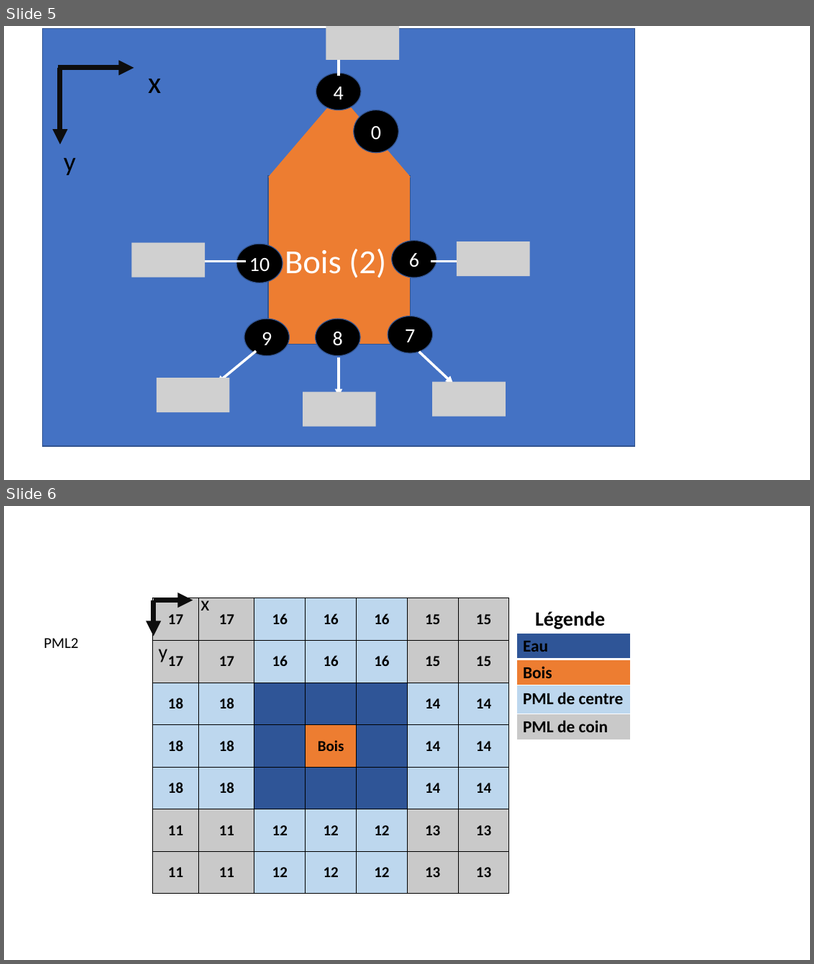
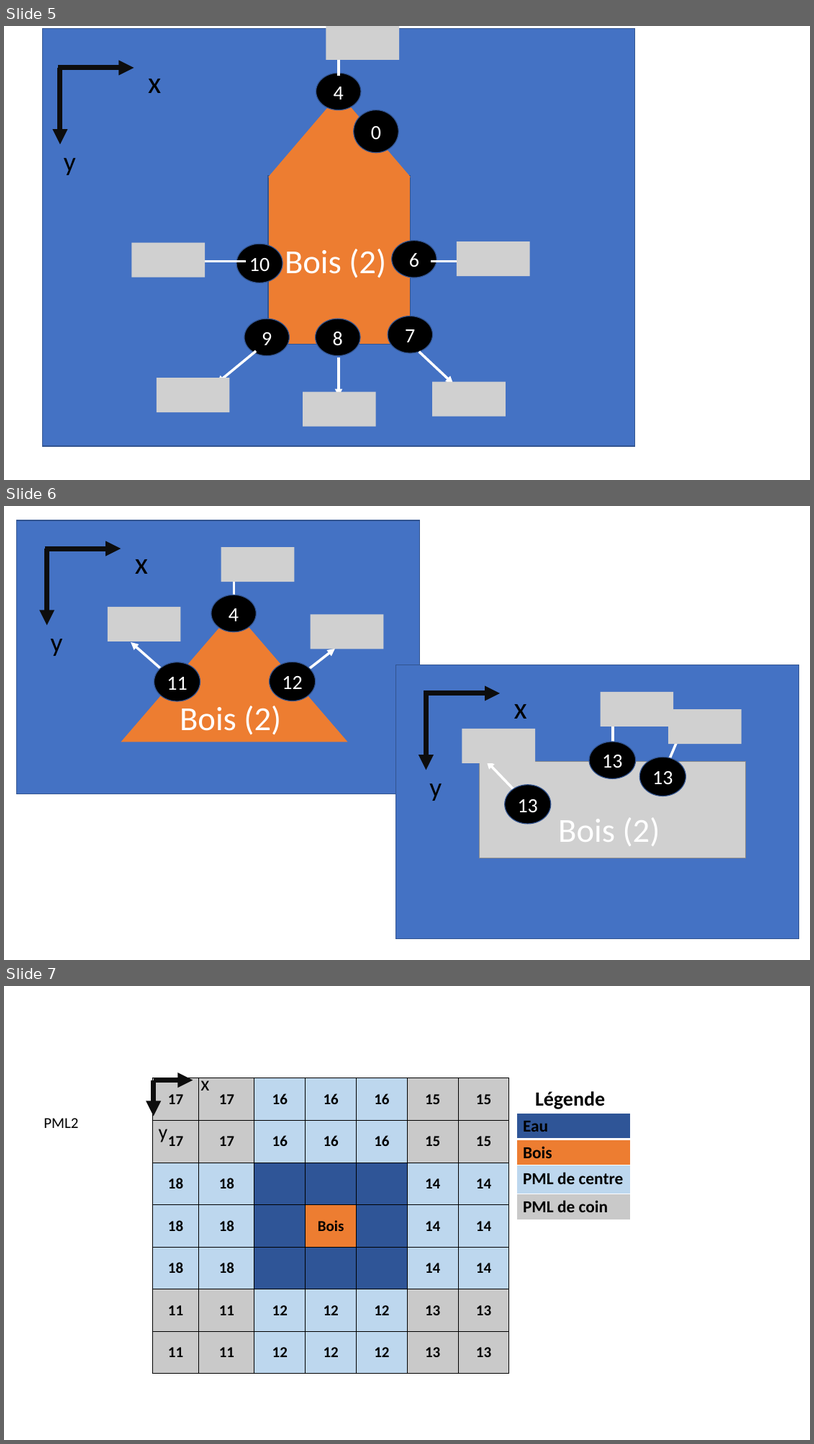
Before and after one commit to pierreluc-plt/ProjetSimulation, a slide deck: Images/Figure.pptx. Shown one above the other, each under a label of ours: slides 5 and 6 before the commit, slides 5, 6 and 7 after it. The pictures are 814x964 and 814x1444 pixels, drawn with LibreOffice and Linux fonts; fonts in the diff are those of the drawing; grey boxes stand for pictures. Boxes give left, top, right and bottom in pixels: in the first picture for what was removed or moved away, otherwise in the second. Text is boxed around its words. In the diff, an @@ line names an element or a change of style, - is before the commit and + after.

```diff
--- a/Images/Figure.pptx
+++ b/Images/Figure.pptx
@@ slide 6 added at <box>4,506,810,960</box>, background #FFFFFF @@
@@ group added at <box>17,520,420,794</box>: 5 arrows, 3 texts, 3 pictures, 3 ellipses, 1 rectangle, 1 triangle @@
+x
+y
+12
+11
+Bois (2)
+4
@@ group added at <box>396,665,800,939</box>: 5 arrows, 4 pictures, 3 texts, 3 ellipses, 1 rectangle @@
+x
+y
+13
+13
+Bois (2)
+13
@@ what was slide 6 is now slide 7 @@
```
